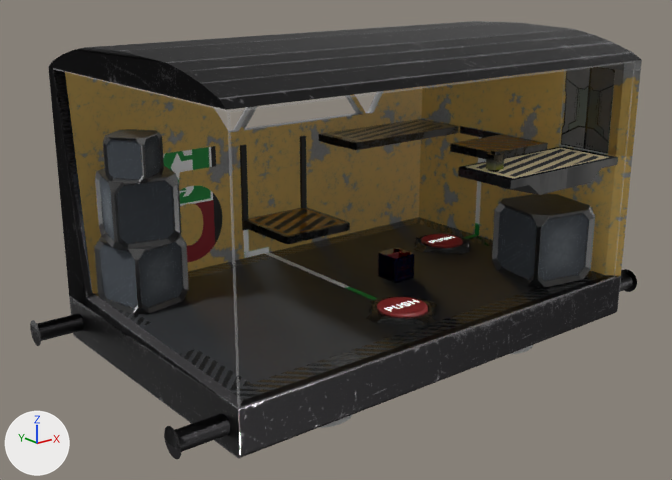
What one commit did to the OBJ model res/models/Levels/5/level5.obj.
Before and after are seen from a 50 mm camera at (46.39, -16.16, 7.79) aimed at (59.44, 0.15, 1.27). Every picture has the same lights, and +X, +Y and +Z are marked at lower left. Where no turn or scale is listed for an object, it has been applied to the vertices.

In view in the first picture: 'F_floor_1.002', 'R_roof_1.002', 'S_door_platform_1.001', 'W_back_wall_1.002', 'W_left_wall_1.002', 'W_right_wall_down_1.002', 'W_right_wall_left_1.002', 'X_Kable1', 'X_kable2.003', 'X_levelNumber.006', 'Y_decoBox1_1.002', 'Y_decoBox1_2.002', 'Y_decoBox1_3.003', 'Y_decoBox1_4.004'.
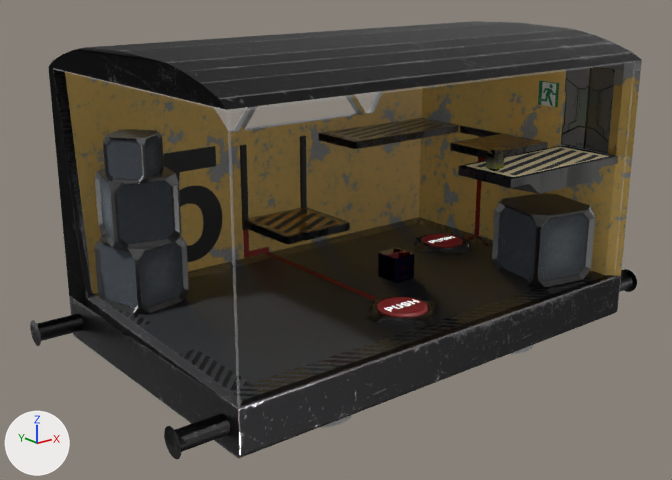
The edits, one by one:
Picture 'levelNumber.png' (img_levelnumber_png) is new.
Picture 'kable.png' (img_kable_png) is new.
Picture 'exitSign.png' (img_exitsign_png) is new.
Material 'Misc' (mat_misc) changes its picture from img_misc_png to img_kable_png.
Material 'levelNumber' (mat_levelnumber) is new.
Its texture is img_levelnumber_png.
Material 'exitSign' (mat_exitsign) is new.
Its texture is img_exitsign_png.
me_x_levelnumber_006 has 175 vertices, 173 faces and spans x 56.4..58.29, y 3.3, z 0.34..3.16.
me_x_levelnumber_006 no longer uses material mat_misc (picture img_misc_png).
me_x_levelnumber_006 now uses material mat_levelnumber (picture img_levelnumber_png).
Mesh me_x_exitsign5 is new.
It has 4 vertices, 1 face and spans x 65.156, y -1.526..-0.908, z 4.017..4.616.
It uses material mat_exitsign (picture img_exitsign_png).
Object 'X_ExitSign5' (ob_x_exitsign5) is new; it shows me_x_exitsign5.
Its location is (0.0, 0.0, 0.0).

Changed parts and their boxes [x1, y1, x2, y2] in the pictures (672 x 480 px):
'X_levelNumber.006', surface changed, recoloured
    both: [163, 146, 218, 262]
'X_Kable1', surface changed (grey to red)
    both: [243, 229, 378, 300]
'X_ExitSign5', added
    after: [538, 81, 559, 107]
'X_kable2.003', surface changed (grey to red)
    both: [463, 137, 486, 239]
